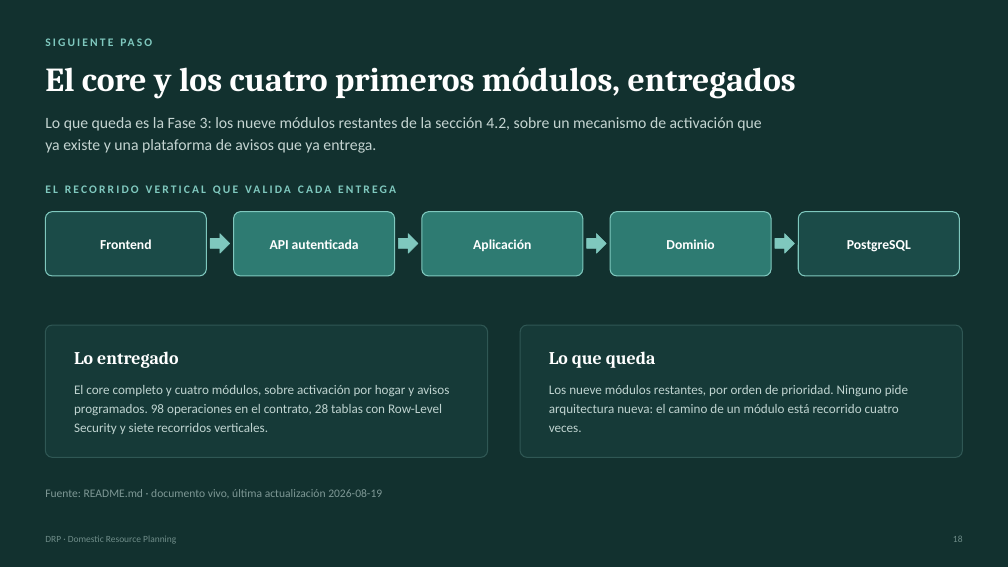
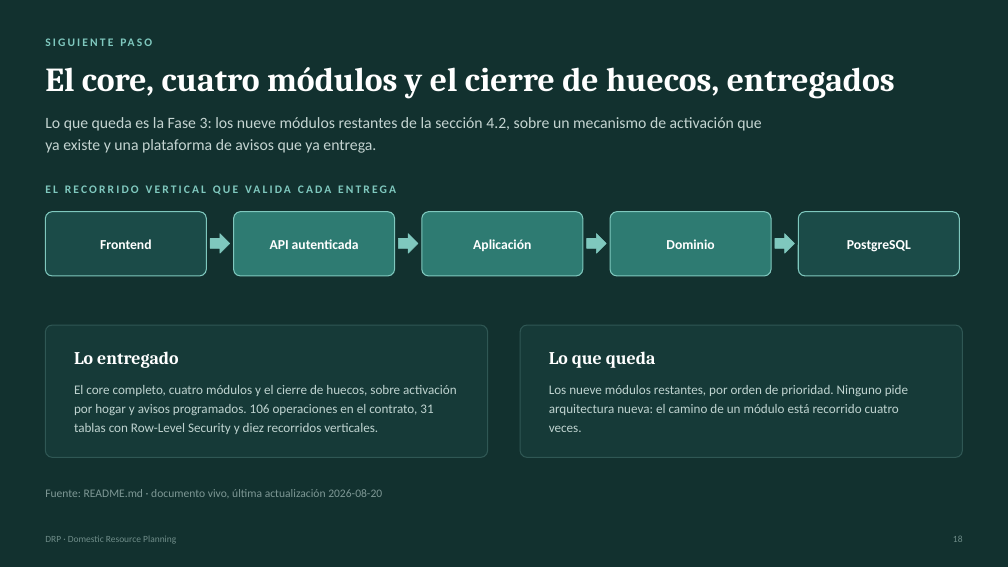
Before and after one commit to kikescribano/domestic_resource_planning, a slide deck: slide 19 of docs/common/marketing/presentations/DRP-resumen.pptx. Drawn at 1008x567 pixels with LibreOffice and Linux fonts; fonts in the diff are those of the drawing. Boxes give left, top, right and bottom in pixels: in the first picture for what was removed or moved away, otherwise in the second. Text is boxed around its words. In the diff, an @@ line names an element or a change of style, - is before the commit and + after.

```diff
--- a/docs/common/marketing/presentations/DRP-resumen.pptx
+++ b/docs/common/marketing/presentations/DRP-resumen.pptx
@@ text at [45,67,895,99]: text changed @@
-El core y los cuatro primeros módulos, entregados
+El core, cuatro módulos y el cierre de huecos, entregados
@@ text at [74,385,456,434]: text changed @@
-El core completo y cuatro módulos, sobre activación por hogar y avisos programados. 98 operaciones en el contrato, 28 tablas con Row-Level Security y siete recorridos verticales.
+El core completo, cuatro módulos y el cierre de huecos, sobre activación por hogar y avisos programados. 106 operaciones en el contrato, 31 tablas con Row-Level Security y diez recorridos verticales.
@@ text at [45,489,382,497]: text changed @@
-Fuente: README.md · documento vivo, última actualización 2026-08-19
+Fuente: README.md · documento vivo, última actualización 2026-08-20
```
Also in this commit, not shown: 3 other slides changed, 3 other files.
